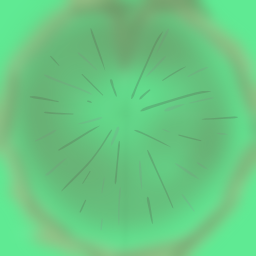
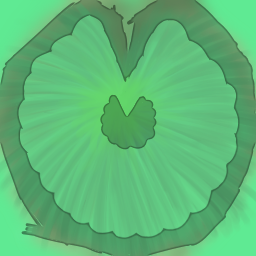
Two versions of the same layered image (256px x 256px). Layer-by-layer changes:
renamed "New Layer" to "New Layer#4", opacity 9% → 27%, moved it above "New Layer#3", painted on it over (x1=0, y1=0, x2=256, y2=256)
removed layer "New Layer#2" (was 29%) over (x1=29, y1=28, x2=238, y2=231)
"New Layer#3": opacity 65% → 22%, painted on it over (x1=0, y1=0, x2=256, y2=256)
renamed "New Layer#1" to "New Layer#2", opacity 100% → 26%, painted on it over (x1=0, y1=0, x2=256, y2=256)
removed layer "Normals BAKED" over (x1=0, y1=0, x2=256, y2=256)
removed layer "Normal Detail" (was 33%) over (x1=0, y1=0, x2=256, y2=256)
renamed "BumpRadial" to "New Layer#1", showed it, opacity 93% → 22%, painted on it over (x1=0, y1=0, x2=256, y2=256)
renamed "Bump" to "New Layer", showed it, blend normal → luminosity, painted on it over (x1=0, y1=0, x2=256, y2=256)
renamed "Normal Blender-Export" to "Background", moved it below "New Layer", painted on it over (x1=0, y1=0, x2=256, y2=256)
